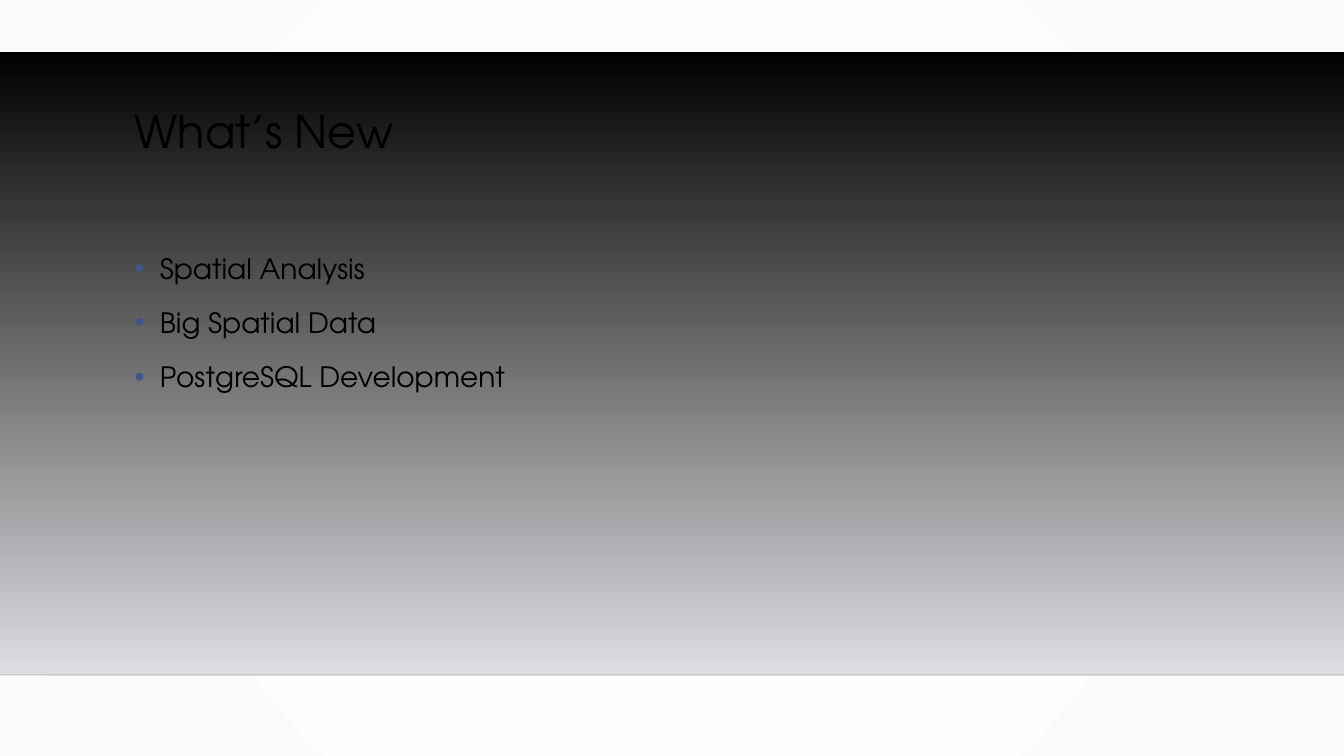
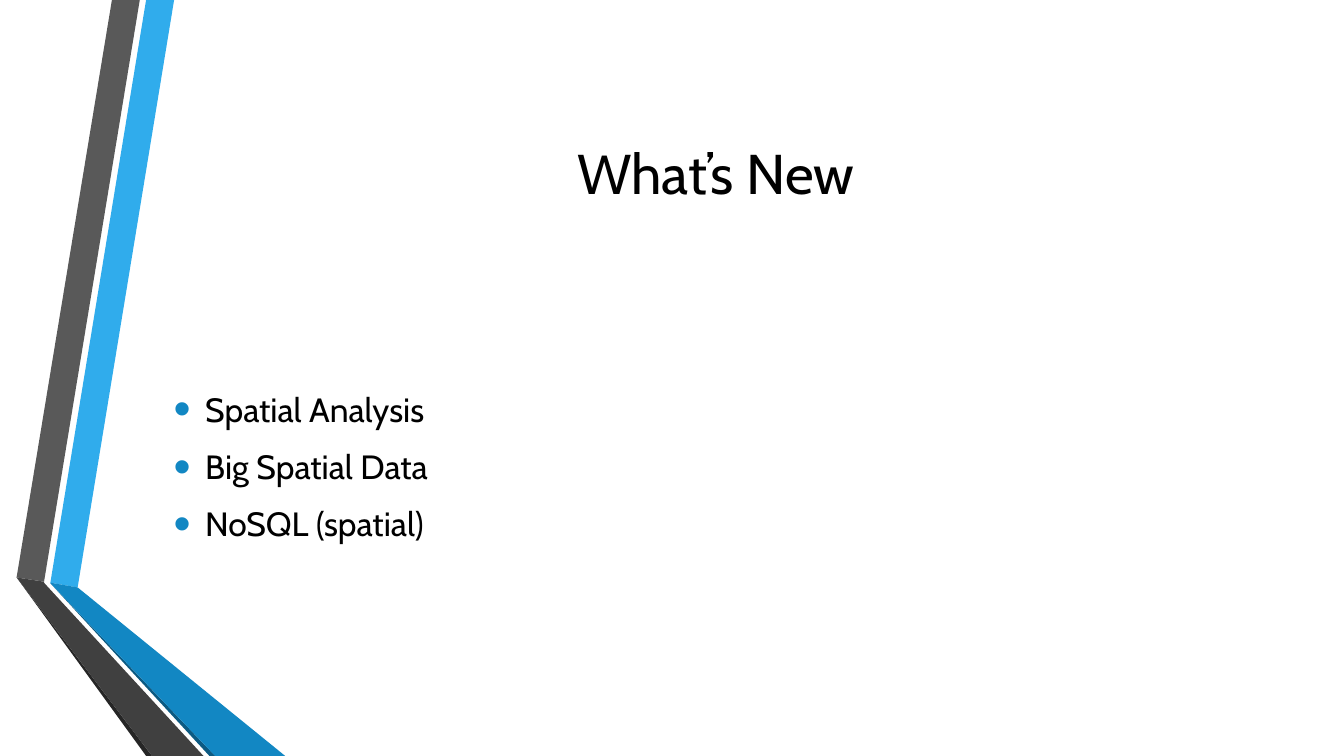
Before and after one commit to TomG007/gis5577, a slide deck: slide 4 of GIS5577.odp. Drawn at 1344x756 pixels with LibreOffice and Linux fonts; fonts in the diff are those of the drawing; background and template pictures are left out. Boxes give left, top, right and bottom in pixels: in the first picture for what was removed or moved away, otherwise in the second. Text is boxed around its words. In the diff, an @@ line names an element or a change of style, - is before the commit and + after.

```diff
--- a/GIS5577.odp
+++ b/GIS5577.odp
@@ background gradient #FFFFFF to #FAFAFA to picture (left out) @@
@@ freeform shape removed at [0, 51, 1344, 675] @@
@@ title "What’s New": place and size @@
-title "What’s New" at [135, 95, 394, 172]
+title "What’s New" at [577, 152, 854, 195]
@@ title "What’s New" at [577, 152, 854, 195]: size 32 to 40 pt, font TeX Gyre Adventor to Cabin; alignment left to centre; line spacing 0.9 to 1; vertical alignment top to middle @@
@@ text "Spatial Analysis": place and size @@
-text "Spatial Analysis" at [160, 258, 505, 393]
+text "Spatial Analysis" at [205, 396, 427, 544]
@@ text "Spatial Analysis" at [205, 396, 427, 544]: vertical alignment top to middle @@
@@ text at [205, 396, 427, 487]: size 20 to 24 pt, font TeX Gyre Adventor to Cabin in "Spatial Analysis", "Big Spatial Data"; indent changed; line spacing 1.2 to 1; more space between paragraphs; bullet colour #415588 to #1287C3 @@
@@ text at [205, 510, 424, 544]: text changed; size 20 to 24 pt; font TeX Gyre Adventor to Cabin @@
-• PostgreSQL Development
+• NoSQL (spatial)
@@ group added at [16, 0, 285, 756]: 6 freeform shapes @@
@@ line removed from (0, 675) to (1344, 675) @@
```
Also in this commit, not shown: 7 other slides changed, 3 other files.
